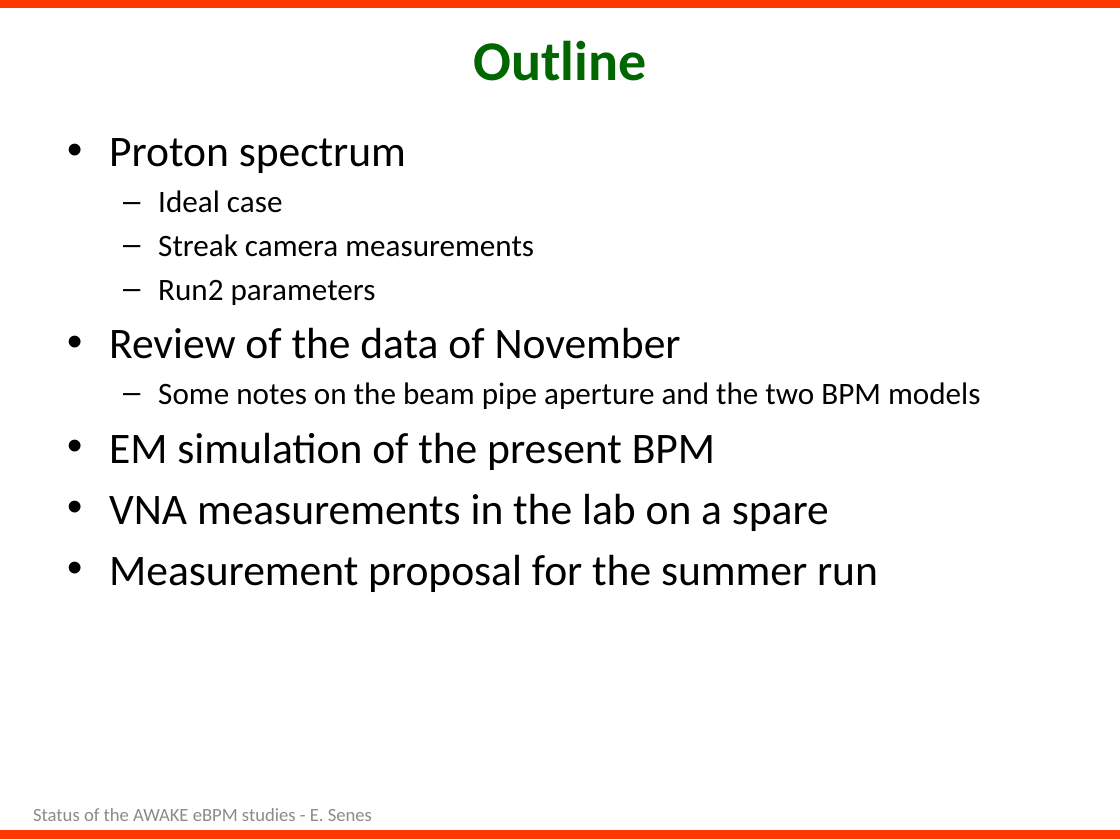
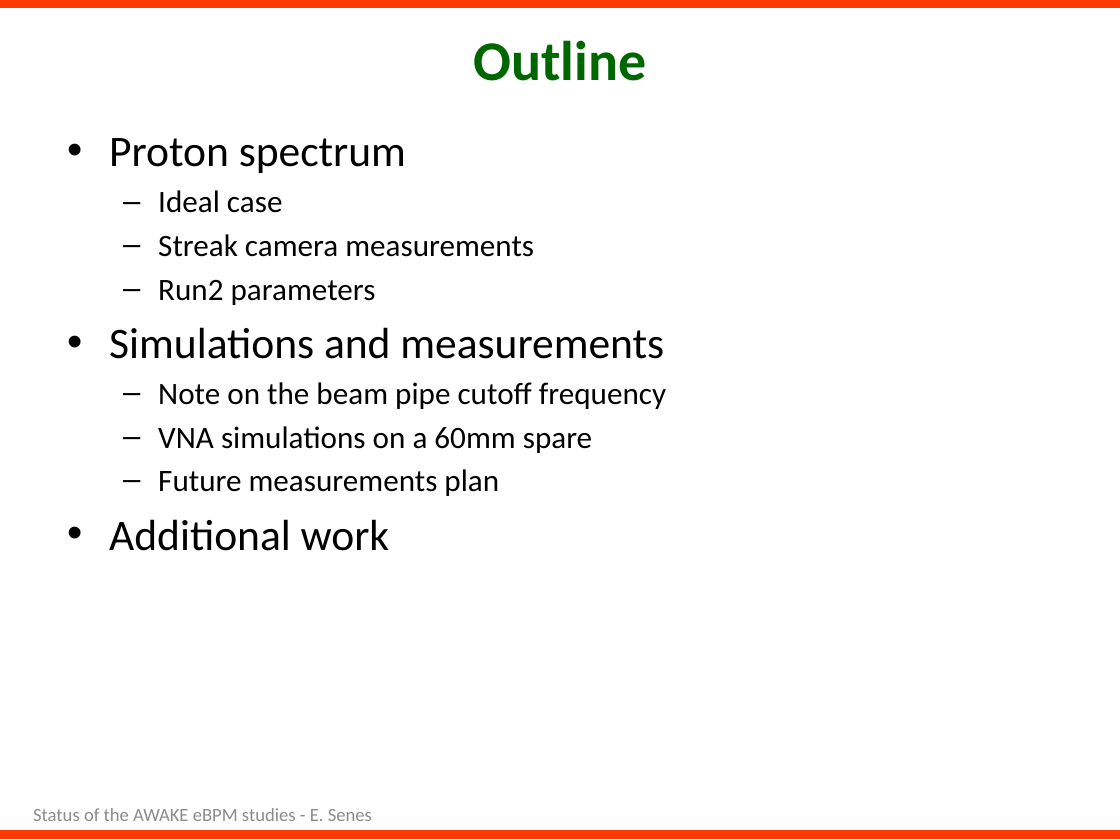
Before and after one commit to esenes/AWAKE-BPMs-tests, a slide deck: slide 2 of Presentations/eBPM-measurements-Mar2019.pptx. Drawn at 1120x840 pixels with LibreOffice and Linux fonts; fonts in the diff are those of the drawing. Boxes give left, top, right and bottom in pixels: in the first picture for what was removed or moved away, otherwise in the second. Text is boxed around its words. In the diff, an @@ line names an element or a change of style, - is before the commit and + after.

```diff
--- a/Presentations/eBPM-measurements-Mar2019.pptx
+++ b/Presentations/eBPM-measurements-Mar2019.pptx
@@ text at [109, 327, 666, 551]: text changed; size 28 to 20 pt @@
-• Review of the data of November
-  – Some notes on the beam pipe aperture and the two BPM models
-• EM simulation of the present BPM
-• VNA measurements in the lab on a spare
-• Measurement proposal for the summer run
+• Simulations and measurements
+  – Note on the beam pipe cutoff frequency
+  – VNA simulations on a 60mm spare
+  – Future measurements plan
+• Additional work
```
Also in this commit, not shown: 10 other slides changed, 8 slides added, 18 other files.
